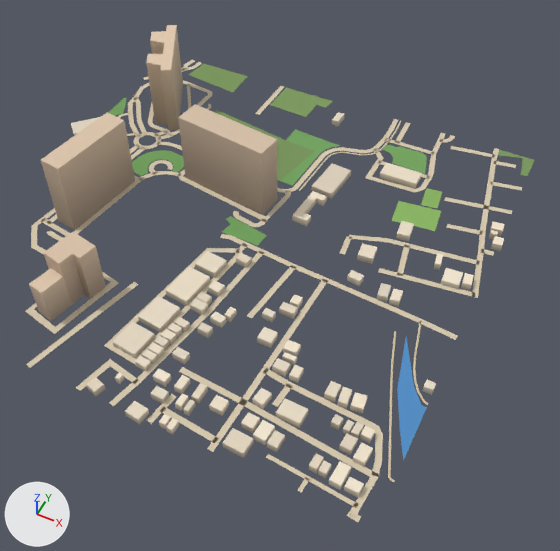
Two versions of the glTF model public/assets/bengaluru-region-v1/tiles/t4_-24-l0.glb, one commit apart.
Both versions are drawn from a 50 mm lens placed at (2550.0, -12267.0, 590.0), pointed at (2309.0, -11786.0, -11.0). Every picture has the same lights, and +X, +Y and +Z are marked at lower left. The older version comes first. Vertices at exactly the same position are counted once.

In view in the first picture: 'building', 'ground', 'water'.
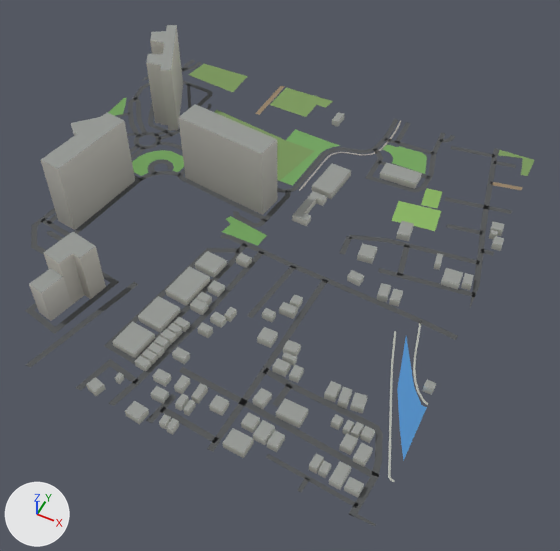
Pixel boxes (x1, y1, x2, y2) of what changed, in the pictures (560 x 551 px; the box of a moved part takes in the faces that stretch with it):
'ground', reshaped: before (25, 60, 534, 522); after (25, 60, 534, 526)
part 1 of me_building, recoloured: (29, 25, 505, 498) in both
part 2 of me_ground, moved or reshaped: before (391, 122, 522, 340); after (391, 122, 523, 340)
part 3 of me_ground, moved or reshaped: before (298, 401, 428, 522); after (297, 401, 428, 526)
part 4 of me_ground, moved or reshaped: (25, 60, 284, 406) in both
part 5 of me_ground, recoloured: (26, 62, 516, 508) in both

The change in detail:
me_building is used by ob_building; location (2000.0, -12000.0, 0.0).
me_building had 732 vertices, 937 faces and spanned x -22.0..505.0, y -5.0..473.0, z 0.0..85.0.
me_building now has 732 vertices, 1140 faces and spans x -22.0..505.0, y -5.0..473.0, z 0.0..85.0.
me_building part 1: 937 kept faces spanning x -22.0..505.0, y -5.0..473.0, z 0.0..85.0 get new vertex colours.
Edits to the shape of me_building do not show in these pictures.
me_ground is used by ob_ground; location (2000.0, -12000.0, 0.0).
me_ground had 1112 vertices, 972 faces and spanned x -2.0..503.0, y -3.0..501.0, z 1.0.
me_ground now has 1119 vertices, 979 faces and spans x 0.0..500.0, y 0.0..500.0, z 1.0.
Part 2, on me_ground:
6 vertices are removed from x 341.0..503.0, y 265.0..479.0, z 1.0.
14 faces are deleted.
3 vertices move from x 392.0..497.0, y 264.0..389.0, z 1.0 to x 392.0..500.0, y 267.0..389.0, z 1.0.
10 vertices are added at x 341.0..500.0, y 206.0..487.0, z 1.0.
18 new faces join them.
Part 3, on me_ground:
2 vertices are removed from x 477.0..496.0, y -2.0..45.0, z 1.0.
16 faces are deleted.
3 vertices move from x 487.0..496.0, y -3.0..45.0, z 1.0 to x 496.0..500.0, y 0.0..45.0, z 1.0.
3 vertices are added at (480.0, 0.0, 1.0), (477.0, 0.0, 1.0), (496.0, 46.0, 1.0).
17 new faces join them.
Part 4, on me_ground:
9 vertices are removed from x -1.0..252.0, y -1.0..501.0, z 1.0.
20 faces are deleted.
5 vertices in x 43.0..174.0, y -1.0..347.0, z 1.0 move by (0.0, 1.0, 0.0).
3 vertices in x 90.0..262.0, y 121.0..348.0, z 1.0 move by (-1.0, -1.0, 0.0).
3 vertices in x 140.0..166.0, y 1.0..291.0, z 1.0 move by (0.0, -1.0, 0.0).
28 vertices move from x -2.0..265.0, y 1.0..499.0, z 1.0 to x 0.0..266.0, y 0.0..500.0, z 1.0.
11 vertices are added at x 0.0..246.0, y 0.0..500.0, z 1.0.
22 new faces join them.
me_ground part 5: 769 kept faces spanning x 0.0..500.0, y 0.0..500.0, z 1.0 get new vertex colours; the middle colour goes from beige #d7c9ae to dark grey #535556.
